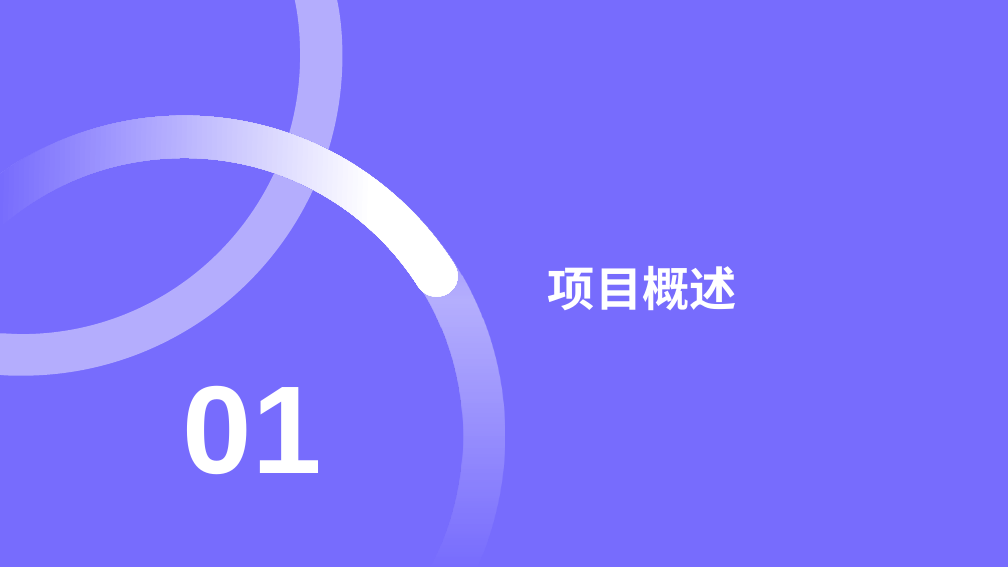
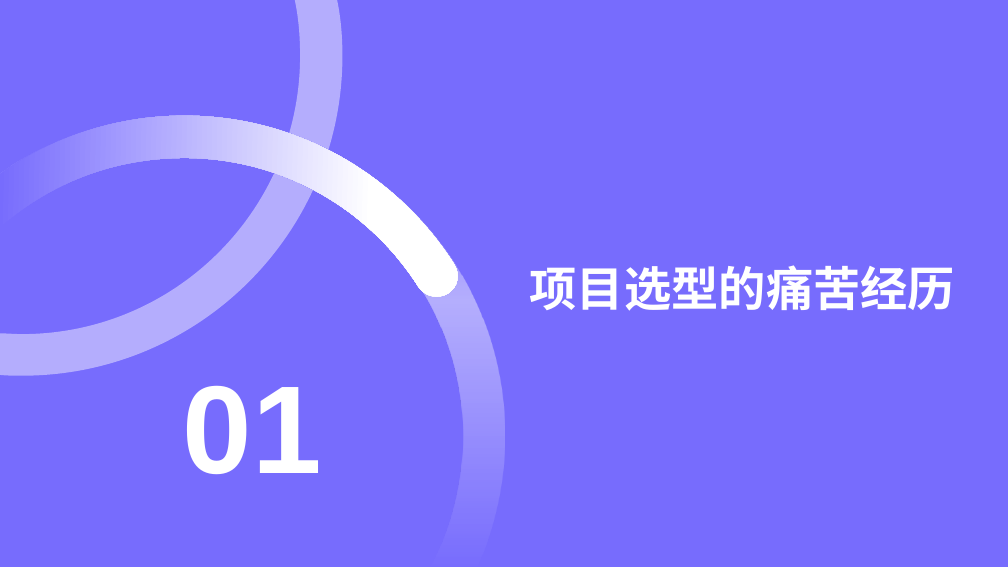
Before and after one commit to EldenPdx/Easy-ChatGPT, a slide deck: slide 3 of RustChatGPT答辩.pptx. Drawn at 1008x567 pixels with LibreOffice and Linux fonts; fonts in the diff are those of the drawing. Boxes give left, top, right and bottom in pixels: in the first picture for what was removed or moved away, otherwise in the second. Text is boxed around its words. In the diff, an @@ line names an element or a change of style, - is before the commit and + after.

```diff
--- a/RustChatGPT答辩.pptx
+++ b/RustChatGPT答辩.pptx
@@ title at (x1=530, y1=265, x2=955, y2=311): text changed @@
-项目概述
+项目选型的痛苦经历
```
Also in this commit, not shown: 7 other slides changed, 3 slides added, 2 slides removed, 29 other files.
